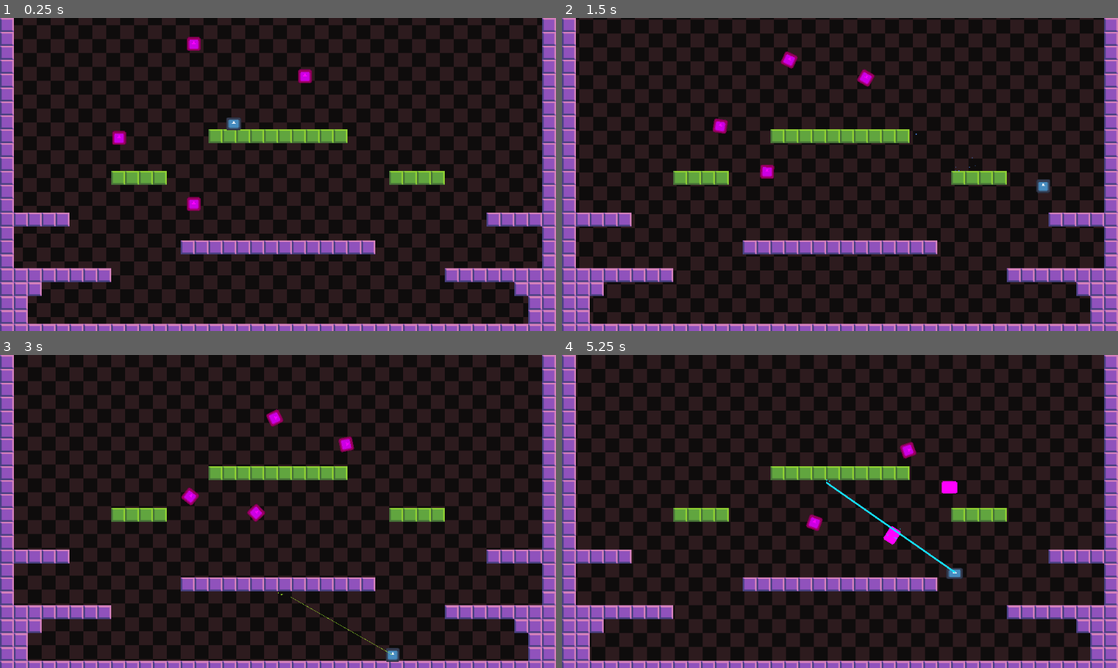
Above: before the commit, frames 1-4 (two rows, left to right).
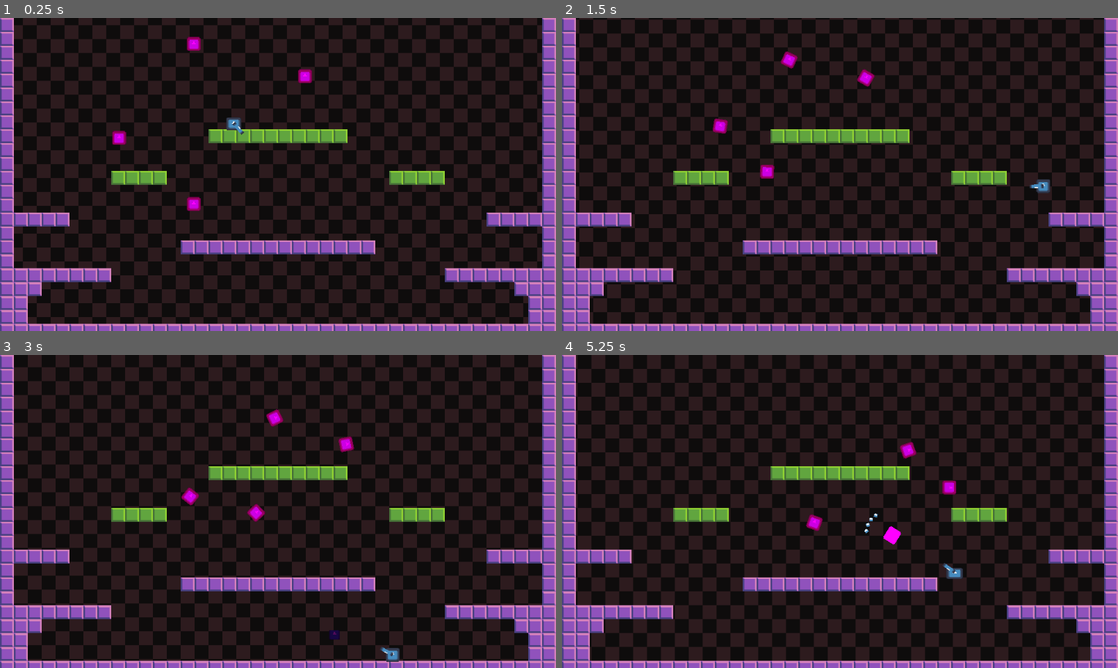
Above: after the commit, the same moments.

Repository: Renan-G-projec/Obstorm
Game: Godot game, scene res://main.tscn
The game is run twice, just before and just after one commit, with the same random seed, the same clock (stepped at 60 frames per second) and the same inputs. The engine's default icon, where the game draws it, is replaced by a stand-in: a white triangle on a blue panel in a dark square.
Inputs (mouse positions are in pixels of both pictures, inside the frame that each line leads up to):
- Up to frame 1 (0.25 s): no input
- Up to frame 2 (1.5 s): tap Enter (ui_accept) at 0.5, 0.77 s; move the mouse to (962, 158) at 0.52 s; press the mouse at (962, 158) at 0.53 s; hold Right (ui_right) from 0.53 s (still down); move the mouse to (728, 190) at 1.27 s; release the mouse at (728, 190) at 1.28 s; tap Alt at 1.35 s
- Up to frame 3 (3 s): tap Enter (ui_accept) at 1.52 s; move the mouse to (333, 442) at 2.02 s; release Right (ui_right) at 2.03 s; hold Left (ui_left) 2.03-2.78 s; tap Shift at 2.1 s; move the mouse to (250, 574) at 2.77 s; hold Right (ui_right) from 2.78 s (still down); click (250, 574) at 2.85 s
- Up to frame 4 (5.25 s): tap Enter (ui_accept) at 3.02, 3.77, 4.52 s; move the mouse to (1006, 558) at 3.52 s; tap Alt at 3.6 s; move the mouse to (673, 464) at 4.27 s; release Right (ui_right) at 4.28 s; hold Left (ui_left) 4.28-5.03 s; tap Shift at 4.35 s; move the mouse to (867, 511) at 5.02 s; press the mouse at (867, 511) at 5.03 s; hold Right (ui_right) from 5.03 s (still down)

The runs differ from the first frame. In frame 1, less than 0.1% of the frame differs, in the area x 41-44%, y 33-38%; in frame 2, less than 0.1%; in frame 3, 0.1%; in frame 4, 0.4%, in the area x 47-72%, y 39-70%.

Commit message:
feat: Added fragmentation projectile. AMDG

Diff:
--- a/player/player.tscn
+++ b/player/player.tscn
@@ -4,7 +4,7 @@
 [ext_resource type="Texture2D" uid="uid://blk4sxfpnewp3" path="res://icon.svg" id="1_oul6g"]
 [ext_resource type="Script" uid="uid://7b0khjxwewyg" path="res://player/weapon_container.gd" id="3_qjkh3"]
 [ext_resource type="Script" uid="uid://dlu56txne0a1t" path="res://components/feel_component.gd" id="3_yw30f"]
-[ext_resource type="PackedScene" uid="uid://dterwxe4jk6mv" path="res://weapons/laser/laser.tscn" id="4_g6k8r"]
+[ext_resource type="PackedScene" uid="uid://b5cbdklyug8av" path="res://weapons/magic_wand/magic_wand.tscn" id="4_g6k8r"]
 [ext_resource type="Script" uid="uid://di06m40oyhjyo" path="res://components/health_component.gd" id="6_g6k8r"]
 
 [sub_resource type="SpriteFrames" id="SpriteFrames_ocxxs"]
@@ -36,7 +36,7 @@
 [node name="WeaponContainer" type="Node2D" parent="." unique_id=584198870]
 script = ExtResource("3_qjkh3")
 
-[node name="Laser" parent="WeaponContainer" unique_id=272144942 instance=ExtResource("4_g6k8r")]
+[node name="MagicWand" parent="WeaponContainer" unique_id=47916352 instance=ExtResource("4_g6k8r")]
 
 [node name="FeelComponent" type="Node" parent="." unique_id=908566478 node_paths=PackedStringArray("sprite")]
 script = ExtResource("3_yw30f")
--- /dev/null
+++ b/weapons/magic_wand/fragmentation_shard.gd
@@ -0,0 +1,28 @@
+# Ad Maiorem Dei Gloriam!
+class_name FragmentationShard
+extends Area2D
+
+var damage: float = 2.0
+var origin_body: Node2D
+var speed: float = 50.0
+var direction: Vector2 = Vector2.RIGHT
+
+func _ready() -> void:
+	for body in get_overlapping_bodies():
+		if body != origin_body: _try_attack_body(body)
+
+func _on_lifetime_timeout() -> void:
+	queue_free()
+
+func _on_body_entered(body: Node2D) -> void:
+	if body != origin_body: _try_attack_body(body)
+
+func _try_attack_body(body: Node2D) -> void:
+	if body is EnemyBase:
+		var health_component: HealthComponent = body.get_node_or_null("HealthComponent") as HealthComponent
+		if health_component:
+			health_component.take_damage(2.0)
+	queue_free()
+
+func _physics_process(delta: float) -> void:
+	global_position += direction * delta * speed
--- /dev/null
+++ b/weapons/magic_wand/fragmentation_shard.tscn
@@ -0,0 +1,30 @@
+[gd_scene format=3 uid="uid://dy50xg6hq4tm1"]
+
+[ext_resource type="Texture2D" uid="uid://blk4sxfpnewp3" path="res://icon.svg" id="1_jo5fq"]
+[ext_resource type="Script" uid="uid://bk1vc1jj1ybe" path="res://weapons/magic_wand/fragmentation_shard.gd" id="1_u1eot"]
+
+[sub_resource type="RectangleShape2D" id="RectangleShape2D_ocxxs"]
+size = Vector2(4, 4)
+
+[node name="FragmentationShard" type="Area2D" unique_id=2125950667]
+collision_layer = 8
+collision_mask = 4
+script = ExtResource("1_u1eot")
+
+[node name="Sprite2D" type="Sprite2D" parent="." unique_id=1988487093]
+texture = ExtResource("1_jo5fq")
+region_enabled = true
+region_rect = Rect2(6, 6, 4, 4)
+
+[node name="CollisionShape2D" type="CollisionShape2D" parent="." unique_id=762592131]
+shape = SubResource("RectangleShape2D_ocxxs")
+
+[node name="VisibleOnScreenEnabler2D" type="VisibleOnScreenEnabler2D" parent="." unique_id=1197055567]
+
+[node name="Lifetime" type="Timer" parent="." unique_id=1856605113]
+wait_time = 0.3
+one_shot = true
+autostart = true
+
+[connection signal="body_entered" from="." to="." method="_on_body_entered"]
+[connection signal="timeout" from="Lifetime" to="." method="_on_lifetime_timeout"]
--- a/weapons/magic_wand/magic_wand.tscn
+++ b/weapons/magic_wand/magic_wand.tscn
@@ -3,7 +3,6 @@
 [ext_resource type="Texture2D" uid="uid://blk4sxfpnewp3" path="res://icon.svg" id="1_q4j36"]
 [ext_resource type="Script" uid="uid://ikxjiyc6gkff" path="res://weapons/magic_wand/magic_wand.gd" id="1_yg7ig"]
 [ext_resource type="PackedScene" uid="uid://hj186e7hkcuy" path="res://weapons/magic_wand/magic_wand_projectile.tscn" id="2_x4ek8"]
-[ext_resource type="PackedScene" uid="uid://b4i3qabcc8kot" path="res://enemies/enemy_base.tscn" id="4_x8a1q"]
 
 [node name="MagicWand" type="Node2D" unique_id=47916352]
 script = ExtResource("1_yg7ig")
@@ -17,6 +16,3 @@
 
 [node name="Marker2D" type="Marker2D" parent="." unique_id=1489922151]
 position = Vector2(16, 0)
-
-[node name="EnemyBase" parent="." unique_id=1526101963 instance=ExtResource("4_x8a1q")]
-position = Vector2(228, 253)
--- a/weapons/magic_wand/magic_wand_projectile.gd
+++ b/weapons/magic_wand/magic_wand_projectile.gd
@@ -6,7 +6,10 @@
 	Type.FRAGMENTATION: {
 		"modulate": Color(0.327, 0.044, 0.348, 1.0),
 		"damage": 10.0,
-		"damage_of_fragments": 4.0
+		"fragment_scene": preload("res://weapons/magic_wand/fragmentation_shard.tscn"),
+		"damage_of_fragments": 4.0,
+		"num_of_fragments": 4,
+		"spread": 0.3
 	},
 	Type.FIRE: {
 		"modulate": Color(0.417, 0.0, 0.0, 1.0),
@@ -48,15 +51,33 @@
 	modulate = type_data[type].get("modulate", Color.WHITE)
 	damage = type_data[type].get("damage", 10.0)
 
-func _hit_behavior() -> void:
-	pass
+func _hit_behavior(enemy: EnemyBase) -> void:
+	match type:
+		Type.FRAGMENTATION:
+			var num_fragments: int = type_data[type].num_of_fragments
+			var spread: float = type_data[type].spread
+			var projectile_scene: PackedScene = type_data[type].fragment_scene
+
+			var spread_start = global_rotation - num_fragments / 2 * spread
+			for fragment_idx in range(num_fragments):
+				var direction_of_fragment = direction.rotated(-(num_fragments / 2) * spread + fragment_idx * spread)
+				var projectile: FragmentationShard = projectile_scene.instantiate()
+
+				projectile.global_rotation = spread_start + fragment_idx * spread
+				projectile.global_position = enemy.global_position
+				projectile.origin_body = enemy
+				projectile.damage = type_data[type].damage_of_fragments
+				projectile.speed = speed * 0.8
+				projectile.direction = direction_of_fragment
+
+				get_tree().current_scene.add_child(projectile)
 
 func _on_body_entered(body: Node2D) -> void:
 	if body is EnemyBase:
 		var health_component: HealthComponent = body.get_node_or_null("HealthComponent") as HealthComponent
 		if health_component:
 			health_component.take_damage(damage)
-			_hit_behavior()
+			_hit_behavior(body)
 	queue_free()
 
 func _on_visible_on_screen_enabler_2d_screen_exited() -> void:
Not shown, added: weapons/magic_wand/fragmentation_shard.gd.uid
